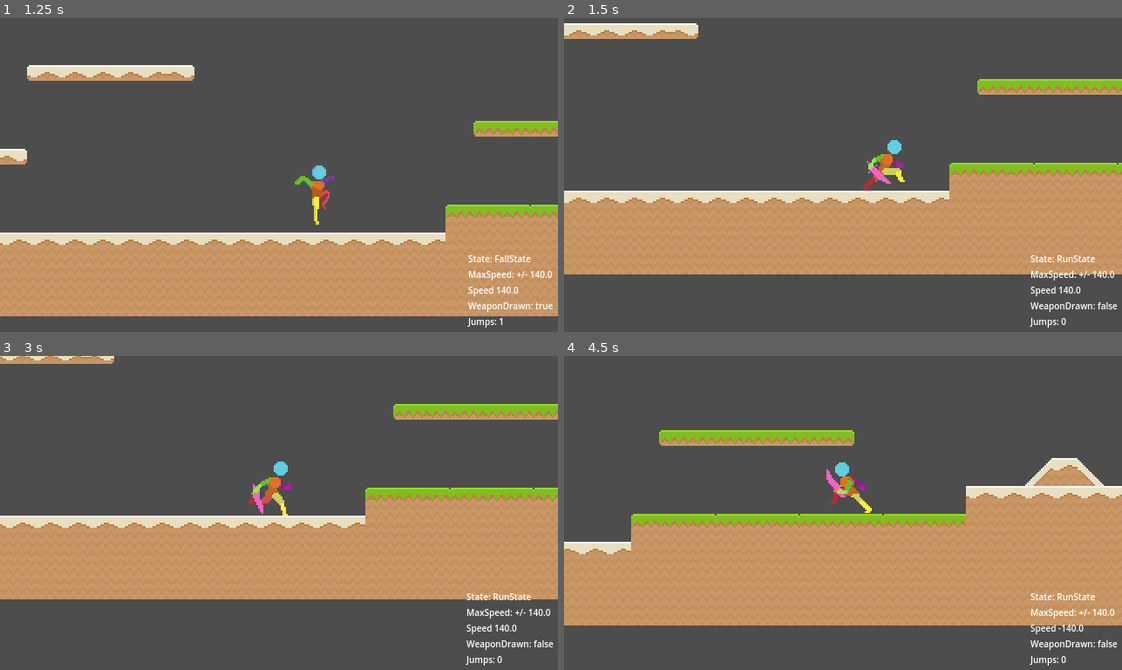
Above: before the commit, frames 1-4 (two rows, left to right).
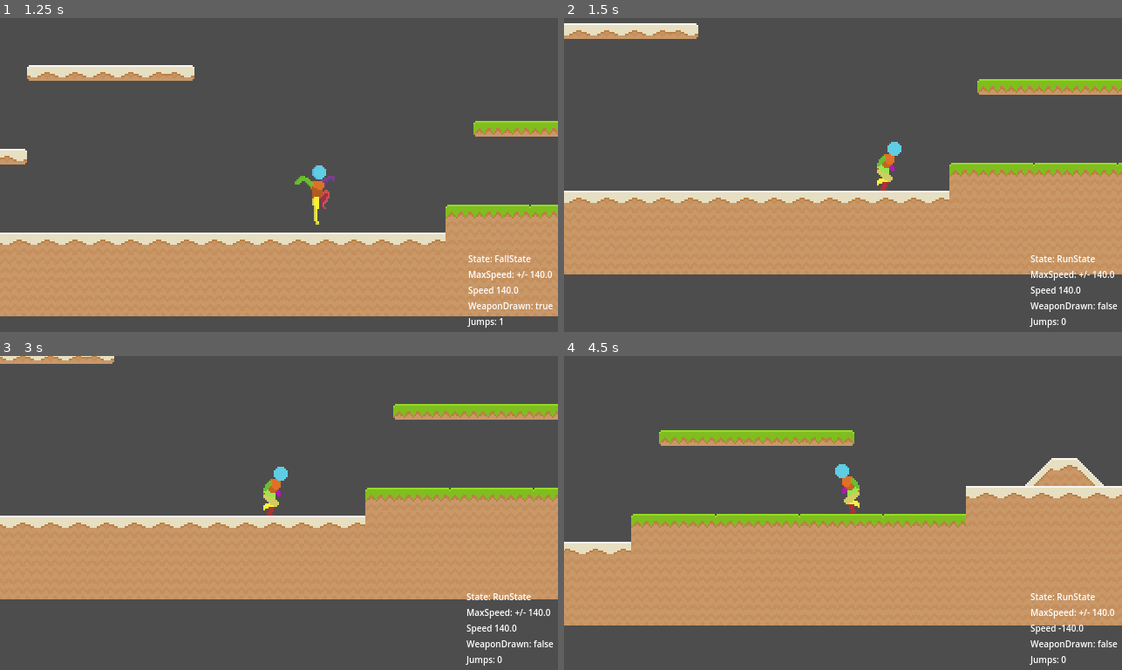
Above: after the commit, the same moments.

Repository: deanblackborough/godot-platformer
Game: Godot game, scene res://Scenes/Game.tscn
Two runs of this game, one before a commit and one after it. Both use one fixed random seed, a clock stepped at 60 frames per second and the inputs below.
Inputs:
- Up to frame 1 (1.25 s): hold D (moveRight) from 0.53 s (still down); tap G (toggleWeapon) at 0.6 s; tap Space (jump) at 0.77 s
- Up to frame 2 (1.5 s): keep holding D (moveRight); tap G (toggleWeapon) at 1.35 s
- Up to frame 3 (3 s): tap Space (jump) at 1.52 s; release D (moveRight) at 2.03 s; hold A (moveLeft) 2.03-2.78 s; tap G (toggleWeapon) at 2.1, 2.85 s; hold D (moveRight) from 2.78 s (still down)
- Up to frame 4 (4.5 s): tap Space (jump) at 3.02, 3.77 s; tap G (toggleWeapon) at 3.6, 4.35 s; release D (moveRight) at 4.28 s; hold A (moveLeft) from 4.28 s (still down)

Frame 1 is identical in both runs. In frame 2, 0.4% of the frame differs, in the area x 53-62%, y 38-55%; in frame 3, 0.5%, in the area x 44-53%, y 33-51%; in frame 4, 0.5%.

Commit message:
Adjusted animations

Diff:
--- a/Scenes/Player.tscn
+++ b/Scenes/Player.tscn
@@ -47,9 +47,9 @@
 
 [sub_resource type="Animation" id="Animation_1e7my"]
 resource_name = "idle"
-length = 1.00001
-loop_mode = 1
-step = 0.125
+length = 1.12501
+loop_mode = 1
+step = 0.1
 tracks/0/type = "value"
 tracks/0/imported = false
 tracks/0/enabled = true
@@ -65,13 +65,14 @@
 
 [sub_resource type="Animation" id="Animation_bhhdu"]
 resource_name = "idle-weapon"
-loop_mode = 1
-step = 0.125
-tracks/0/type = "value"
-tracks/0/imported = false
-tracks/0/enabled = true
-tracks/0/path = NodePath("Sprite2D:frame")
-tracks/0/interp = 0
+length = 1.12501
+loop_mode = 1
+step = 0.1
+tracks/0/type = "value"
+tracks/0/imported = false
+tracks/0/enabled = true
+tracks/0/path = NodePath("Sprite2D:frame")
+tracks/0/interp = 1
 tracks/0/loop_wrap = true
 tracks/0/keys = {
 "times": PackedFloat32Array(0, 0.1, 0.2, 0.3, 0.4, 0.5, 0.6, 0.7, 0.8, 0.9),
@@ -82,8 +83,8 @@
 
 [sub_resource type="Animation" id="Animation_lslt6"]
 resource_name = "jump"
-length = 0.60001
-step = 0.125
+length = 0.750013
+step = 0.1
 tracks/0/type = "value"
 tracks/0/imported = false
 tracks/0/enabled = true
@@ -99,13 +100,13 @@
 
 [sub_resource type="Animation" id="Animation_ulo2v"]
 resource_name = "land"
-length = 0.60001
-step = 0.125
-tracks/0/type = "value"
-tracks/0/imported = false
-tracks/0/enabled = true
-tracks/0/path = NodePath("Sprite2D:frame")
-tracks/0/interp = 0
+length = 0.90001
+step = 0.1
+tracks/0/type = "value"
+tracks/0/imported = false
+tracks/0/enabled = true
+tracks/0/path = NodePath("Sprite2D:frame")
+tracks/0/interp = 1
 tracks/0/loop_wrap = true
 tracks/0/keys = {
 "times": PackedFloat32Array(0, 0.1, 0.2, 0.3, 0.4, 0.5, 0.6, 0.7, 0.8),
@@ -118,15 +119,15 @@
 resource_name = "run"
 length = 0.80001
 loop_mode = 1
-step = 0.125
-tracks/0/type = "value"
-tracks/0/imported = false
-tracks/0/enabled = true
-tracks/0/path = NodePath("Sprite2D:frame")
-tracks/0/interp = 0
-tracks/0/loop_wrap = true
-tracks/0/keys = {
-"times": PackedFloat32Array(0.125, 0.25, 0.375, 0.5, 0.625, 0.75, 0.875, 1),
+step = 0.1
+tracks/0/type = "value"
+tracks/0/imported = false
+tracks/0/enabled = true
+tracks/0/path = NodePath("Sprite2D:frame")
+tracks/0/interp = 1
+tracks/0/loop_wrap = true
+tracks/0/keys = {
+"times": PackedFloat32Array(0, 0.1, 0.2, 0.3, 0.4, 0.5, 0.6, 0.7),
 "transitions": PackedFloat32Array(1, 1, 1, 1, 1, 1, 1, 1),
 "update": 1,
 "values": [20, 21, 22, 23, 24, 25, 26, 27]
@@ -136,12 +137,12 @@
 resource_name = "run-weapon"
 length = 0.80001
 loop_mode = 1
-step = 0.125
-tracks/0/type = "value"
-tracks/0/imported = false
-tracks/0/enabled = true
-tracks/0/path = NodePath("Sprite2D:frame")
-tracks/0/interp = 0
+step = 0.1
+tracks/0/type = "value"
+tracks/0/imported = false
+tracks/0/enabled = true
+tracks/0/path = NodePath("Sprite2D:frame")
+tracks/0/interp = 1
 tracks/0/loop_wrap = true
 tracks/0/keys = {
 "times": PackedFloat32Array(0, 0.1, 0.2, 0.3, 0.4, 0.5, 0.6, 0.7),
